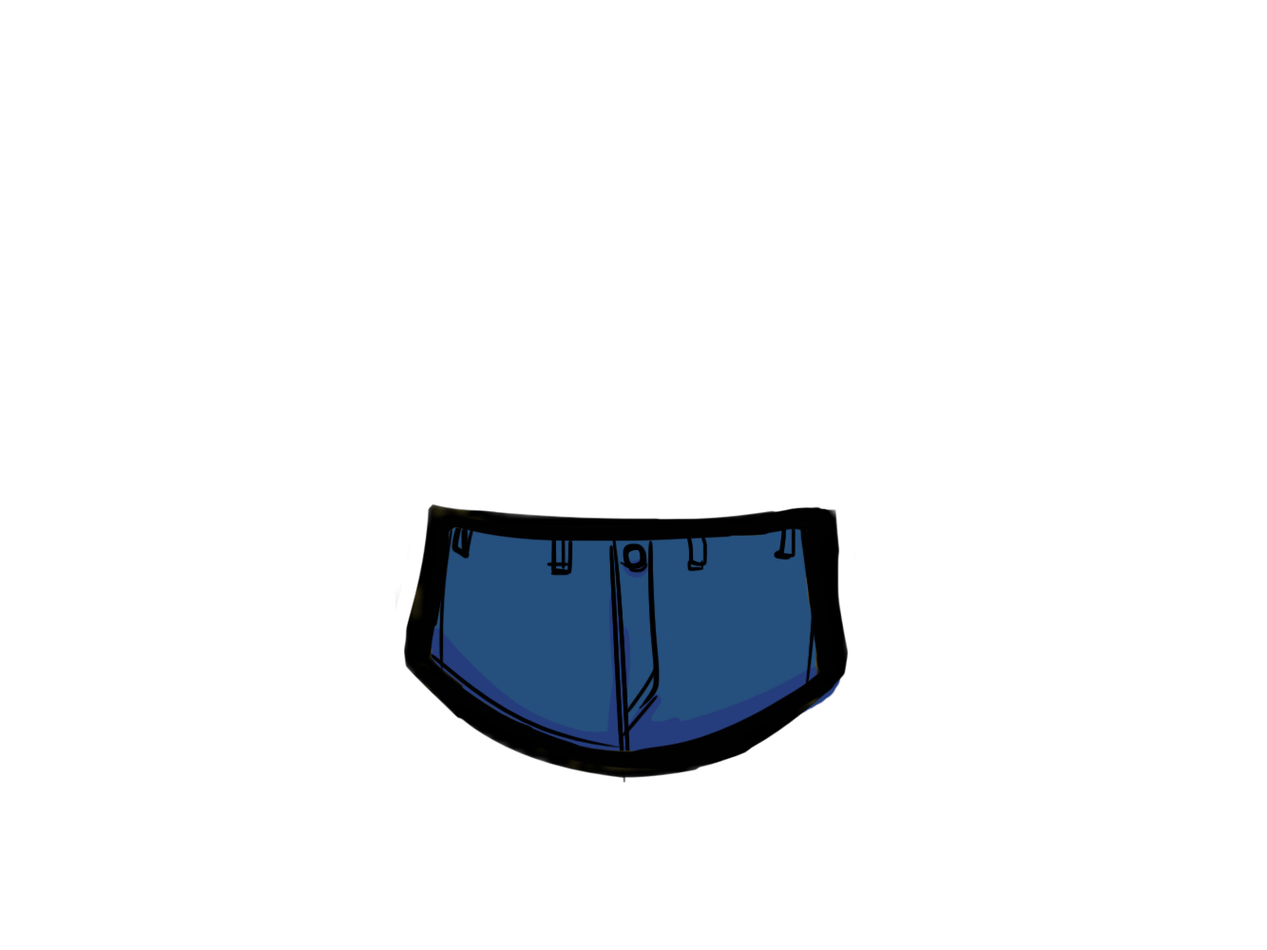
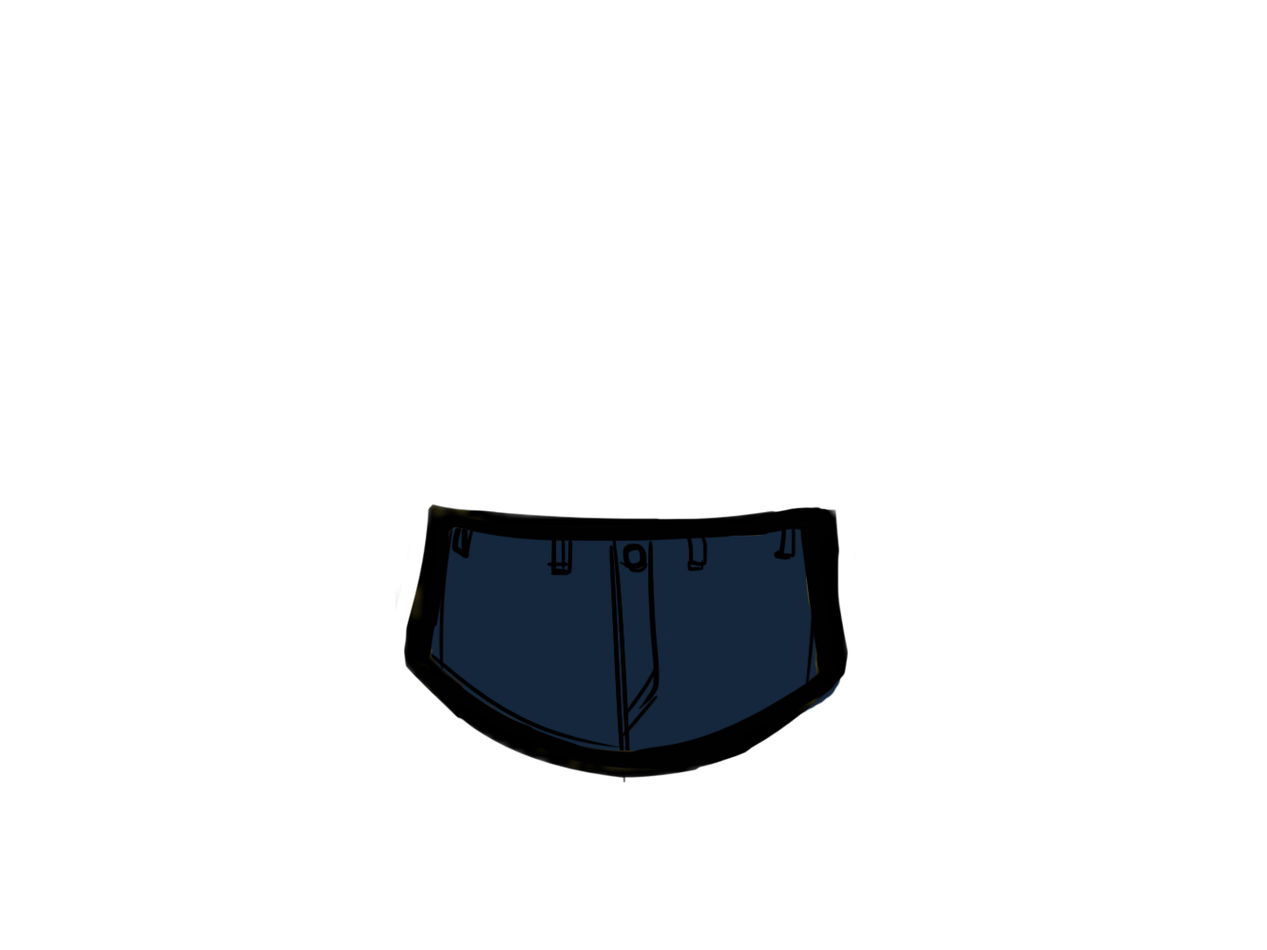
Layered file, before and after one edit (1267x950). Changes by layer:
added layer "Layer 4" above "Layer 3" over (430, 527, 841, 752)
added layer "Layer 3" above "Layer 1" over (430, 527, 841, 752)
